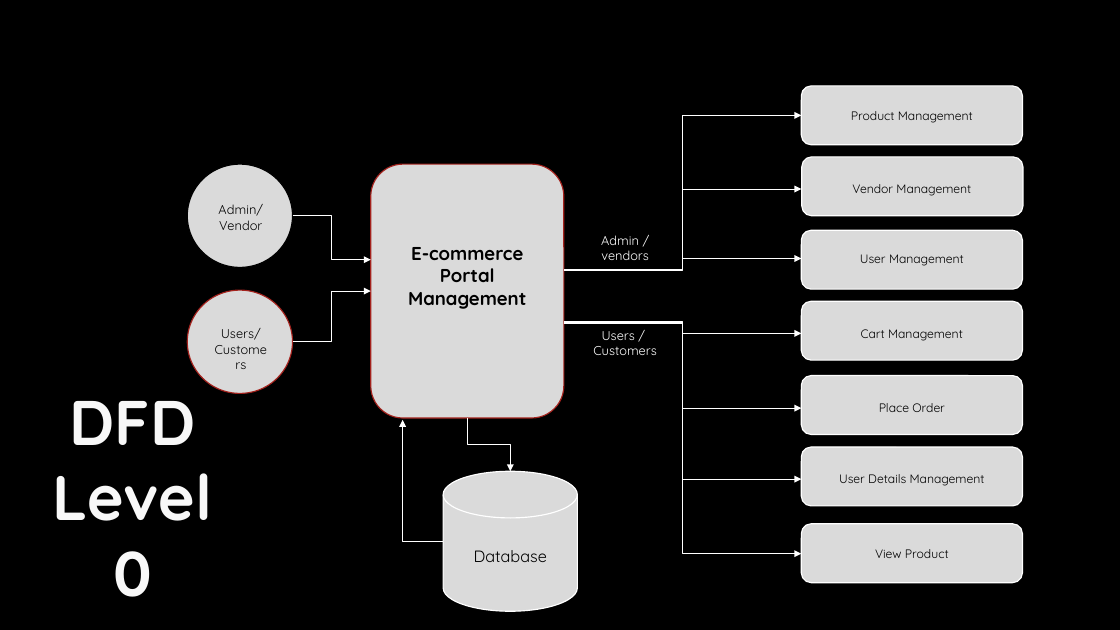
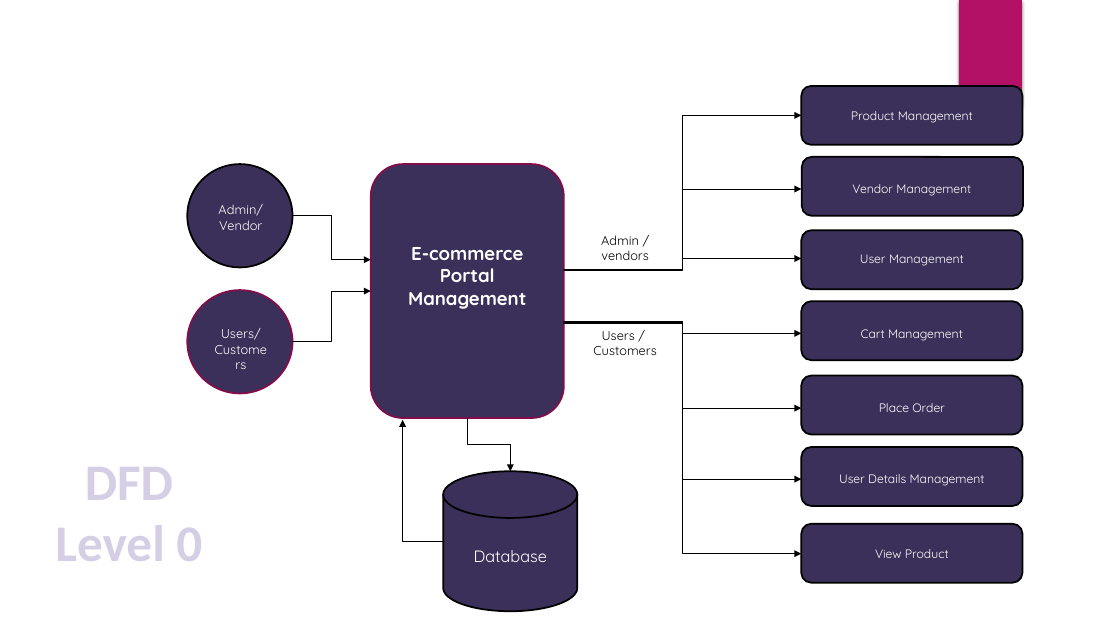
Before and after one commit to lalitgiri/Angular_Practice_Program, a slide deck: slide 23 of Ecommerce-Project/report data/project ppt.pptx (slide 22 before the commit). Drawn at 1120x630 pixels with LibreOffice and Linux fonts; fonts in the diff are those of the drawing; background and template pictures are left out. Boxes give left, top, right and bottom in pixels: in the first picture for what was removed or moved away, otherwise in the second. Text is boxed around its words. In the diff, an @@ line names an element or a change of style, - is before the commit and + after.

```diff
--- a/Ecommerce-Project/report data/project ppt.pptx
+++ b/Ecommerce-Project/report data/project ppt.pptx
@@ background #000000 to #FFFFFF @@
@@ rectangle added at (959,0,1022,105), fill #B31166 @@
@@ elbow arrow (564, 271) - (802, 115): stroke #FFFFFF 0.75 pt to #000000 0.75 pt @@
@@ ellipse at (187,164,292,267): fill #DADADA to #3B3059; outline #000000 1 pt to #000000 1.5 pt @@
@@ rounded rectangle at (371,164,564,418): fill #DADADA to #3B3059; outline #A5221E 1 pt to #840D4B 1.5 pt @@
@@ elbow arrow (565, 269) - (802, 189): stroke #FFFFFF 0.75 pt to #000000 0.75 pt @@
@@ elbow arrow (292, 216) - (371, 260): stroke #FFFFFF 0.75 pt to #000000 0.75 pt @@
@@ text "Admin / vendors" at (601,235,649,260): text colour #FFFFFF to #000000 @@
@@ elbow arrow (565, 270) - (802, 259): stroke #FFFFFF 0.75 pt to #000000 0.75 pt @@
@@ ellipse at (187,290,292,393): fill #DADADA to #3B3059; outline #A5221E 1 pt to #840D4B 1.5 pt @@
@@ elbow arrow (292, 342) - (371, 292): stroke #FFFFFF 0.75 pt to #000000 0.75 pt @@
@@ elbow arrow (564, 322) - (802, 334): stroke #FFFFFF 0.75 pt to #000000 0.75 pt @@
@@ elbow arrow (564, 323) - (802, 408): stroke #FFFFFF 0.75 pt to #000000 0.75 pt @@
@@ elbow arrow (564, 323) - (802, 479): stroke #FFFFFF 0.75 pt to #000000 0.75 pt @@
@@ elbow arrow (564, 323) - (802, 554): stroke #FFFFFF 0.75 pt to #000000 0.75 pt @@
@@ text "Users /" at (593,331,657,355): text colour #FFFFFF to #000000 @@
@@ elbow arrow (467, 418) - (510, 471): stroke #FFFFFF 0.75 pt to #000000 0.75 pt @@
@@ text "DFD": place and size @@
-text "DFD" at (52,401,212,597)
+text "DFD" at (55,467,202,561)
@@ text "DFD" at (55,467,202,561): size 54 to 44 pt, font Quicksand to Calibri, text colour pattern #DADADA on #F8F8F8 to pattern #3B3059 on #D5CFE5, letter outline #A3A3A3 1 pt to #2C2443 1 pt @@
@@ elbow arrow (444, 541) - (402, 420): stroke #FFFFFF 0.75 pt to #000000 0.75 pt @@
@@ fill #DADADA to #3B3059; outline #FFFFFF 1 pt to #000000 1.5 pt in 8 elements at (444,471,578,612), (802,86,1023,145), (802,157,1023,216), (802,230,1023,289), (802,302,1023,360), (802,376,1023,434), (802,447,1023,506), (802,524,1023,583) @@
@@ text colour #000000 to #FFFFFF in 11 elements at (218,204,263,230), (221,328,261,340), (408,247,526,309), (851,111,973,123), (852,184,971,196), (860,254,964,266), (861,329,963,341), (879,403,945,412), (839,474,985,486), (875,549,949,558), (474,550,547,562) @@
```
Also in this commit, not shown: 37 other slides changed, 3 slides added, 1 slide removed, 2 other files.
